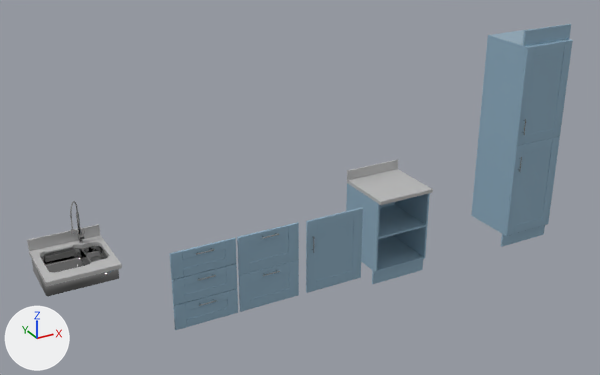
An edit to the FBX model Assets/FBX Imports/Kitchen Kit.FBX, drawn before and after from the same camera.
Rendered twice from a 50 mm camera at (-12.83, -7.15, 4.27) aimed at (-9.42, -0.95, 1.17). Lighting does not change. The marker at lower left points along +X, +Y and +Z. Where no turn or scale is listed for an object, it has been applied to the vertices.

Names of what the first picture shows: '2DrDoor00', '2DrDoor01', '3DrDoor00', 'Door', 'Door001', 'Door002', 'Fridge/FreezerCabinet', 'Fridge/FreezerCabinet001', 'SinkBasin', 'Unit', 'Worktop_1x', 'Worktop_1x001'.
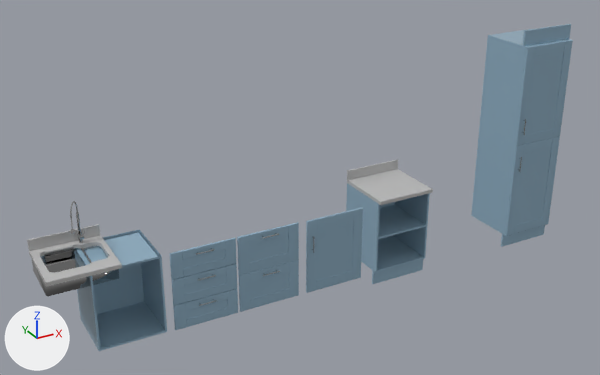
The change, as JSON lines over the scene's bpy script:
```json
{"op": "add", "block": "me_mesh_031", "code": ["me_mesh_031 = bpy.data.meshes.new('Mesh.031')", "me_mesh_031.from_pydata(...)  # 16 vertices, 26 faces; spans x -0.3..0.3, y -0.278..0.279, z -0.37..0.37", "me_mesh_031.materials.append(mat_material__4)  # blue #8eaec2"]}
{"op": "add", "block": "ob_unit001", "code": ["ob_unit001 = bpy.data.objects.new('Unit001', me_mesh_031)", "ob_unit001.location = (-11.203, -1.003, 0.62)"]}
```

Changed parts and their boxes [x1, y1, x2, y2] in the pictures (600 x 375 px):
```json
{"object": "Unit001", "change": "added", "after": [74, 230, 167, 351], "on screen": "blue"}
```
